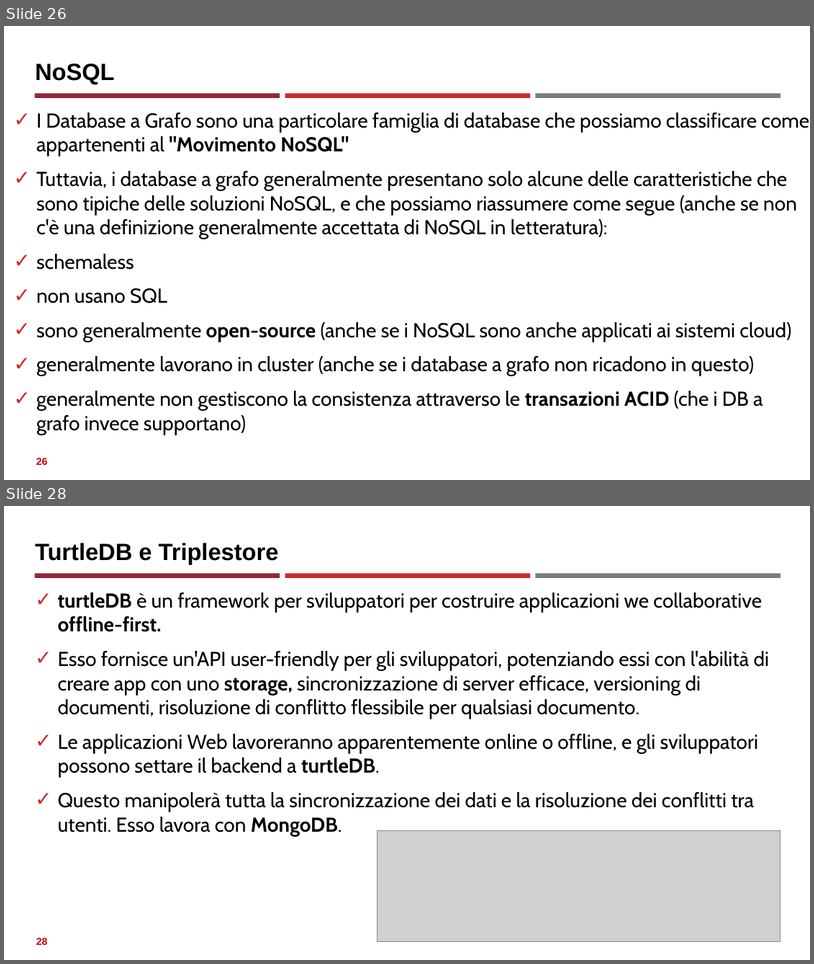
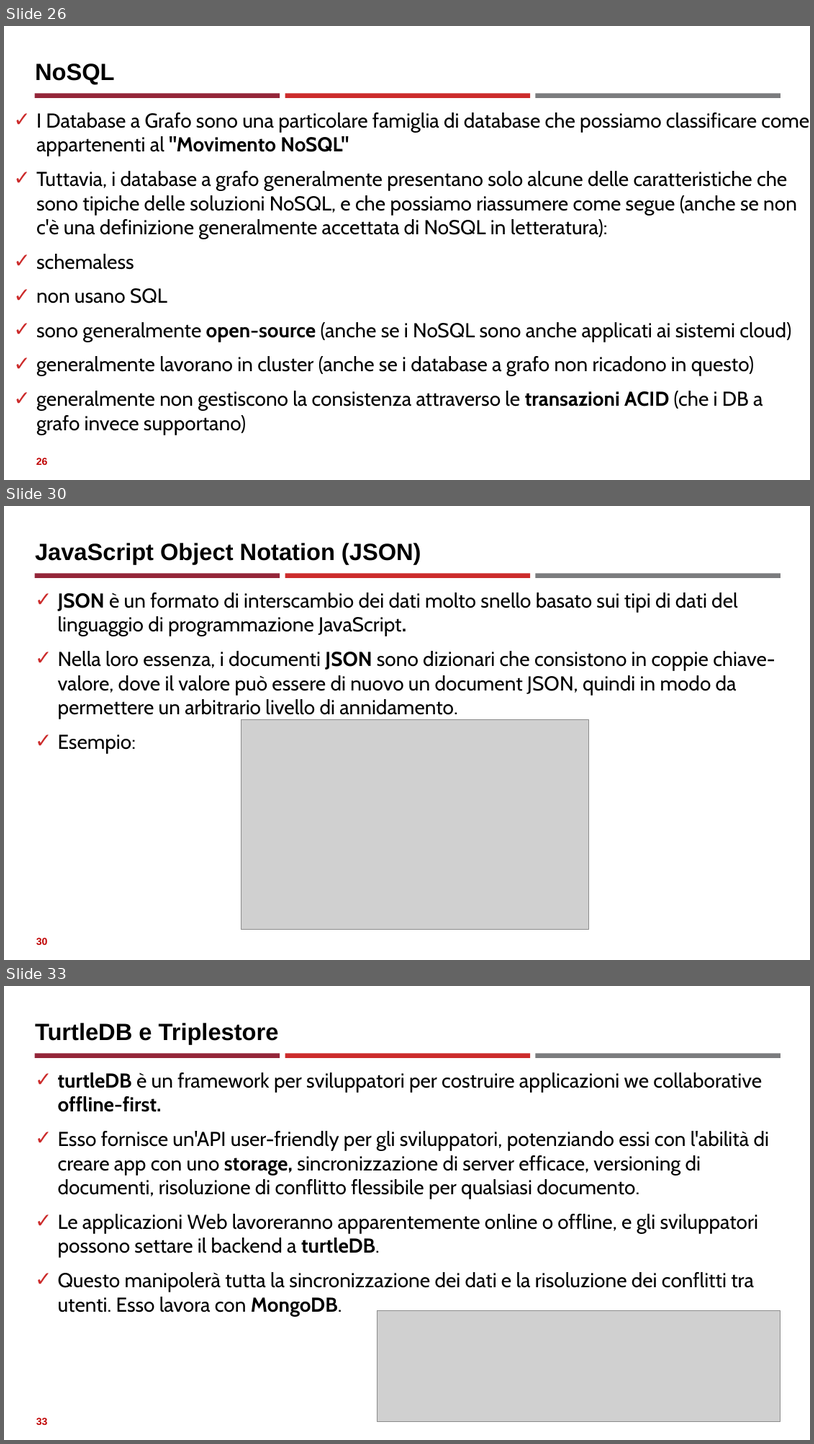
Before and after one commit to neural1977/data_science_interview_material, a slide deck: Assicurazioni/Databases_NoSql_ita.pptx. Shown one above the other, each under a label of ours: slides 26 and 28 before the commit, slides 26, 30 and 33 after it; the slides between them are not shown. The pictures are 814x964 and 814x1444 pixels, drawn with LibreOffice and Linux fonts; fonts in the diff are those of the drawing; grey boxes stand for pictures. Boxes give left, top, right and bottom in pixels: in the first picture for what was removed or moved away, otherwise in the second. Text is boxed around its words. In the diff, an @@ line names an element or a change of style, - is before the commit and + after.

```diff
--- a/Assicurazioni/Databases_NoSql_ita.pptx
+++ b/Assicurazioni/Databases_NoSql_ita.pptx
@@ slide 30 added at bbox=[4, 506, 810, 960], background #FFFFFF; not listed: 3 template elements that a slide beside it also shows @@
@@ title added at bbox=[35, 543, 422, 564], 28 pt, text #000000, bold @@
+JavaScript Object Notation (JSON)
@@ text added at bbox=[58, 592, 775, 753], 24 pt, text #000000 @@
+✓ JSON è un formato di interscambio dei dati molto snello basato sui tipi di dati del linguaggio di programmazione JavaScript.
+✓ Nella loro essenza, i documenti JSON sono dizionari che consistono in coppie chiave-valore, dove il valore può essere di nuovo un document JSON, quindi in modo da permettere un arbitrario livello di annidamento.
+✓ Esempio:
@@ picture added at bbox=[242, 720, 589, 929] @@
@@ page number added at bbox=[36, 937, 48, 944], 12 pt, text #C00000, bold @@
+30
@@ what was slide 28 is now slide 33 @@
@@ page number at bbox=[36, 1417, 48, 1424]: text changed @@
-28
+33
```
Also in this commit, not shown: 1 slide changed, 4 other slides added, 1 other file.
